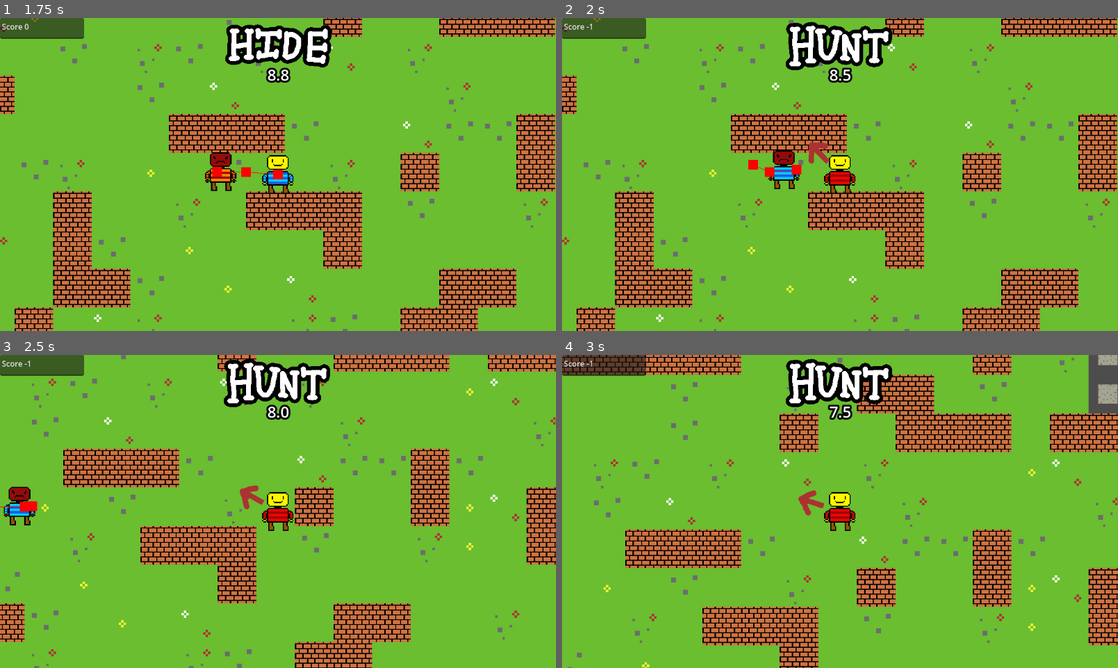
Above: before the commit, frames 1-4 (two rows, left to right).
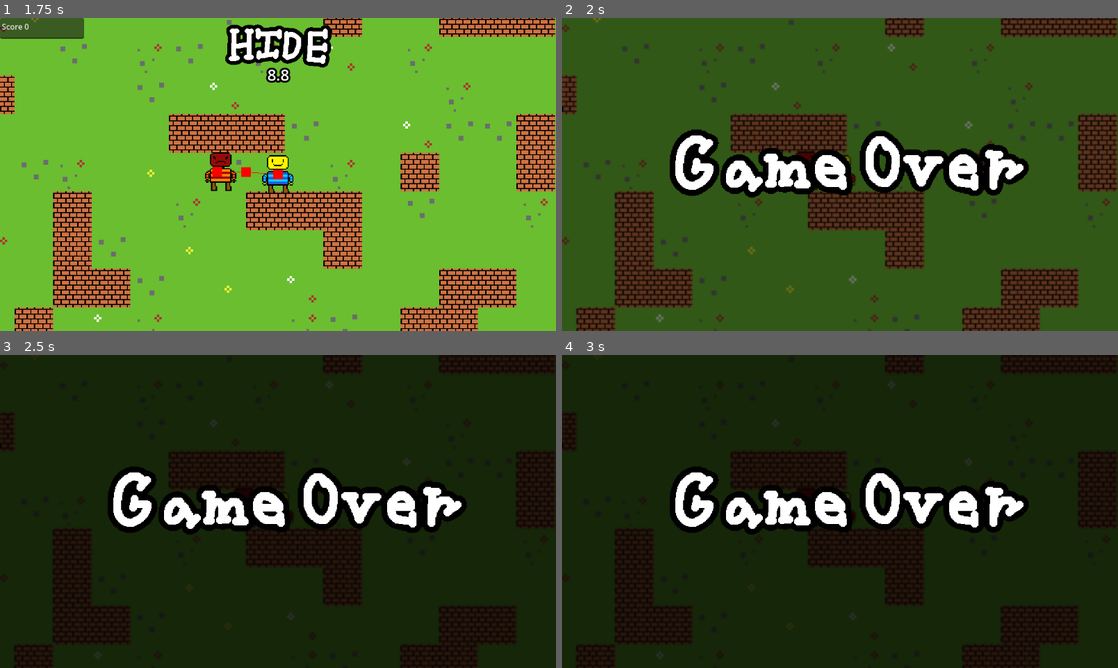
Above: after the commit, the same moments.

Repository: LegoMaster7001/fargo-game-jam-2025
Game: Godot game, scene res://Scenes/main_menu.tscn
The game is run twice, just before and just after one commit, with the same random seed, the same clock (stepped at 60 frames per second) and the same inputs.
Inputs:
- Up to frame 1 (1.75 s): tap Enter at 0.5 s; hold Right (ui_right) 0.53-1.28 s; hold Space (call_groundies) 0.53-1.28 s; hold Down (ui_down) from 1.28 s (still down); tap E at 1.35 s
- Up to frame 2 (2 s): keep holding Down (ui_down)
- Up to frame 3 (2.5 s): release Down (ui_down) at 2.03 s; hold Right (ui_right) from 2.03 s (still down); hold Space (call_groundies) from 2.03 s (still down)
- Up to frame 4 (3 s): release Right (ui_right) at 2.78 s; release Space (call_groundies) at 2.78 s; hold Up (ui_up) from 2.78 s (still down); tap E at 2.85 s

Frame 1 is identical in both runs. In frame 2, 96% of the frame differs, in the area x 0-100%, y 0-100%; in frame 3, 99%; in frame 4, 99%.

Commit message:
add game over screen, improve blur shader for pause/gameover

Diff:
--- a/Scenes/Game.tscn
+++ b/Scenes/Game.tscn
@@ -13,7 +13,8 @@
 [ext_resource type="Texture2D" uid="uid://7iqcu4j4skqk" path="res://Images/floor 2.png" id="7_alh3a"]
 [ext_resource type="Texture2D" uid="uid://c535i1mamraju" path="res://Images/floor 6.png" id="8_3so38"]
 [ext_resource type="Texture2D" uid="uid://cxa05suxxfyas" path="res://Images/floor 1.png" id="8_4q8tf"]
-[ext_resource type="PackedScene" path="res://Scenes/pause_menu.tscn" id="14_wxwew"]
+[ext_resource type="PackedScene" uid="uid://cqf61m6ckbe5l" path="res://Scenes/pause_menu.tscn" id="14_wxwew"]
+[ext_resource type="PackedScene" uid="uid://brbwasvokje4v" path="res://Scenes/game_over.tscn" id="15_acvyw"]
 
 [sub_resource type="NavigationPolygon" id="NavigationPolygon_3so38"]
 vertices = PackedVector2Array(16, 16, -16, 16, -16, -16, 16, -16)
@@ -186,14 +187,18 @@
 
 [node name="CanvasLayer" type="CanvasLayer" parent="."]
 
-[node name="HUD" parent="CanvasLayer" node_paths=PackedStringArray("player", "enemy", "pause_menu", "groundiesArea") instance=ExtResource("5_b2bpf")]
+[node name="HUD" parent="CanvasLayer" node_paths=PackedStringArray("player", "enemy", "groundiesArea", "pause_menu", "game_over_screen") instance=ExtResource("5_b2bpf")]
 player = NodePath("../../Player")
 enemy = NodePath("../../Enemy")
+groundiesArea = NodePath("../../GroundiesArea")
 pause_menu = NodePath("../PauseMenu")
-groundiesArea = NodePath("../../GroundiesArea")
+game_over_screen = NodePath("../GameOver")
 
 [node name="PauseMenu" parent="CanvasLayer" instance=ExtResource("14_wxwew")]
 visible = false
 
+[node name="GameOver" parent="CanvasLayer" instance=ExtResource("15_acvyw")]
+visible = false
+
 [connection signal="area_entered" from="GroundiesArea" to="GroundiesArea" method="_on_area_entered"]
 [connection signal="body_shape_entered" from="GroundiesArea" to="GroundiesArea" method="_on_body_shape_entered"]
--- a/Scenes/blur.gdshader
+++ /dev/null
@@ -1,9 +0,0 @@
-shader_type canvas_item;
-
-uniform sampler2D SCREEN_TEXTURE : hint_screen_texture, filter_linear_mipmap;
-uniform float lod: hint_range(0.0, 5) = 1;
-
-void fragment(){
-	vec4 color = texture(SCREEN_TEXTURE, SCREEN_UV, lod);
-	COLOR = color;
-}
--- /dev/null
+++ b/Scenes/game_over.tscn
@@ -0,0 +1,42 @@
+[gd_scene load_steps=4 format=3 uid="uid://brbwasvokje4v"]
+
+[ext_resource type="Script" uid="uid://f5pvpf5nsqh4" path="res://Scripts/game_over_screen.gd" id="1_ek8ke"]
+[ext_resource type="Material" uid="uid://djyvahvhc5tkg" path="res://blur_material.tres" id="1_eoghk"]
+[ext_resource type="Texture2D" uid="uid://hfqtv16iyji3" path="res://Images/text/Game_over_text_outlined.png" id="2_ek8ke"]
+
+[node name="GameOver" type="Control" node_paths=PackedStringArray("overlay")]
+process_mode = 3
+layout_mode = 3
+anchors_preset = 15
+anchor_right = 1.0
+anchor_bottom = 1.0
+grow_horizontal = 2
+grow_vertical = 2
+script = ExtResource("1_ek8ke")
+overlay = NodePath("ColorRect")
+
+[node name="ColorRect" type="ColorRect" parent="."]
+material = ExtResource("1_eoghk")
+layout_mode = 1
+anchors_preset = 15
+anchor_right = 1.0
+anchor_bottom = 1.0
+grow_horizontal = 2
+grow_vertical = 2
+
+[node name="TextureRect" type="TextureRect" parent="."]
+layout_mode = 1
+anchors_preset = 8
+anchor_left = 0.5
+anchor_top = 0.5
+anchor_right = 0.5
+anchor_bottom = 0.5
+offset_left = -150.0
+offset_top = -75.0
+offset_right = 150.0
+offset_bottom = 75.0
+grow_horizontal = 2
+grow_vertical = 2
+scale = Vector2(1.5, 1.5)
+pivot_offset = Vector2(271, 79)
+texture = ExtResource("2_ek8ke")
--- a/Scenes/main_menu.tscn
+++ b/Scenes/main_menu.tscn
@@ -1,6 +1,6 @@
 [gd_scene load_steps=12 format=3 uid="uid://ufx7dl6fr7y4"]
 
-[ext_resource type="Script" path="res://Scenes/main_menu.gd" id="1_1ehe0"]
+[ext_resource type="Script" uid="uid://cqyajja4anlcm" path="res://Scripts/main_menu.gd" id="1_1ehe0"]
 [ext_resource type="Texture2D" uid="uid://b4wuj2c3id5bc" path="res://Images/EnemyAngry.png" id="1_28flt"]
 [ext_resource type="Texture2D" uid="uid://d0v4u8wbaq2ur" path="res://Images/PlayerRunAway.png" id="2_48xlc"]
 [ext_resource type="Texture2D" uid="uid://bh8hsv13pmu0f" path="res://Images/MainMenu.png" id="2_opfnp"]
--- a/Scenes/pause_menu.tscn
+++ b/Scenes/pause_menu.tscn
@@ -1,12 +1,14 @@
 [gd_scene load_steps=5 format=3 uid="uid://cqf61m6ckbe5l"]
 
-[ext_resource type="Script" path="res://Scripts/pause_menu.gd" id="1_k0w1u"]
-[ext_resource type="Shader" path="res://Scenes/blur.gdshader" id="2_1och7"]
+[ext_resource type="Script" uid="uid://jin8avgk11u1" path="res://Scripts/pause_menu.gd" id="1_k0w1u"]
+[ext_resource type="Shader" uid="uid://drupok4e63aj0" path="res://blur.gdshader" id="2_1och7"]
 [ext_resource type="Texture2D" uid="uid://ij7px2pudh48" path="res://Images/text/paused_text_outlined.png" id="3_1och7"]
 
-[sub_resource type="ShaderMaterial" id="ShaderMaterial_t1xeu"]
+[sub_resource type="ShaderMaterial" id="ShaderMaterial_1och7"]
 shader = ExtResource("2_1och7")
-shader_parameter/lod = 0.0
+shader_parameter/blur_amount = 1.0000001424999998
+shader_parameter/mix_amount = 0.400000019
+shader_parameter/color_over = Color(0, 0, 0, 1)
 
 [node name="PauseMenu" type="Control"]
 process_mode = 2
@@ -18,24 +20,14 @@
 grow_vertical = 2
 script = ExtResource("1_k0w1u")
 
-[node name="Blur" type="ColorRect" parent="."]
-material = SubResource("ShaderMaterial_t1xeu")
+[node name="ColorRect" type="ColorRect" parent="."]
+material = SubResource("ShaderMaterial_1och7")
 layout_mode = 1
 anchors_preset = 15
 anchor_right = 1.0
 anchor_bottom = 1.0
 grow_horizontal = 2
 grow_vertical = 2
-color = Color(0, 0, 0, 0.43529412)
-
-[node name="Shadow" type="ColorRect" parent="."]
-layout_mode = 1
-anchors_preset = 15
-anchor_right = 1.0
-anchor_bottom = 1.0
-grow_horizontal = 2
-grow_vertical = 2
-color = Color(0, 0, 0, 0.40784314)
 
 [node name="TextureRect" type="TextureRect" parent="."]
 layout_mode = 1
--- a/Scripts/Global.gd
+++ b/Scripts/Global.gd
@@ -1,12 +1,19 @@
 extends Node2D
 
+const GAME_OVER_SCORE_THRESHOLD := 1
 const CHASE_DURATION := 10
 
 signal role_changed(old_role: role, role: role, timeout: bool)
+signal score_changed(score: int)
 
 enum role {hunter, hunted}
 var current_role = role.hunted
-var score = 0
+var score: int = 0 :
+	set(value):
+		score = value
+		score_changed.emit(value)
+var game_over: int :
+	get(): return abs(score) >= GAME_OVER_SCORE_THRESHOLD
 
 var player_is_hunted: bool :
 	get(): return current_role == role.hunted
@@ -28,13 +35,9 @@
 
 func addScore():
 	score += 1
-	if (score == 5):
-		get_tree().quit()
 
 func subtractScore():
 	score -= 1
-	if (score == -5):
-		get_tree().quit()
 
 func _on_timeout() -> void:
 	# TODO: deduct a point
--- /dev/null
+++ b/Scripts/game_over_screen.gd
@@ -0,0 +1,16 @@
+class_name GameOverScreen
+extends Control
+
+@export var overlay: ColorRect
+
+func animate():
+	var tween = create_tween().set_parallel(true)
+	tween.tween_method(set_mix_amount, 0.0, 0.8, 0.2)
+	tween.tween_method(set_blur_amount, 0.0, 1, 0.2)
+	tween.play()
+
+# chopped but its chill
+func set_blur_amount(value: float) -> void:
+	(overlay.material as ShaderMaterial).set_shader_parameter("blur_amount", value)
+func set_mix_amount(value: float) -> void:
+	(overlay.material as ShaderMaterial).set_shader_parameter("mix_amount", value)
--- a/Scripts/hud.gd
+++ b/Scripts/hud.gd
@@ -14,12 +14,14 @@
 @export var scoreBox: TextEdit
 @export var compass: Compass
 @export var pause_menu: PauseMenu
+@export var game_over_screen: GameOverScreen
 var isInArea = false
 
 func _ready() -> void:
 	update_text()
 	update_compass_visibity()
 	Global.role_changed.connect(_on_role_changed)
+	Global.score_changed.connect(_on_score_changed)
 	groundiesArea.groundiesCalled.connect(_on_groundies_called)
 
 func _physics_process(delta: float) -> void:
@@ -29,7 +31,6 @@
 
 func _on_groundies_called(isThereSomethingInArea):
 	isInArea = isThereSomethingInArea
-
 
 func _unhandled_input(event: InputEvent) -> void:
 	if event.is_action_pressed("pause"):
@@ -50,10 +51,17 @@
 	update_text()
 	update_compass_visibity()
 
+func _on_score_changed(score: int) -> void:
+	if not Global.game_over:
+		return
+	get_tree().paused = true
+	hide()
+	game_over_screen.show()
+	game_over_screen.animate()
+
 func update_compass_visibity():
 	compass.visible = Global.player_is_hunter
 
 func update_text():
-	var text = "HUNT." if Global.player_is_hunter else "HIDE!"
 	role_texture.texture = HUNT_TEXT_TEXTURE if Global.player_is_hunter else HIDE_TEXT_TEXTURE
 	scoreBox.text = ("Score " + str(Global.score))
--- a/Scripts/pause_menu.gd
+++ b/Scripts/pause_menu.gd
@@ -3,6 +3,8 @@
 
 
 func _input(event: InputEvent) -> void:
+	if Global.game_over:
+		return
 	if event.is_action_pressed("pause"):
 		get_tree().paused = false
 		hide()
--- /dev/null
+++ b/blur.gdshader
@@ -0,0 +1,13 @@
+shader_type canvas_item;
+
+uniform float blur_amount : hint_range(-2.0, 10.0);
+uniform float mix_amount : hint_range(0.0, 1.0);
+uniform vec4 color_over : source_color;
+uniform sampler2D SCREEN_TEXTURE : hint_screen_texture, filter_linear_mipmap;
+
+void fragment() {
+   vec4 blurred = textureLod(SCREEN_TEXTURE, SCREEN_UV, blur_amount);
+   blurred.a = 255.0;
+   vec4 fin = mix(blurred, color_over, mix_amount);
+   COLOR = fin;
+}
--- /dev/null
+++ b/blur_material.tres
@@ -0,0 +1,9 @@
+[gd_resource type="ShaderMaterial" load_steps=2 format=3 uid="uid://djyvahvhc5tkg"]
+
+[ext_resource type="Shader" uid="uid://drupok4e63aj0" path="res://blur.gdshader" id="1_1u0mx"]
+
+[resource]
+shader = ExtResource("1_1u0mx")
+shader_parameter/blur_amount = 1.0000001424999998
+shader_parameter/mix_amount = 0.800000038
+shader_parameter/color_over = Color(0, 0, 0, 1)
Not shown: 2 places in Scenes/Game.tscn that only renumber resources
Not shown, added: Scripts/game_over_screen.gd.uid
Renamed: Scenes/main_menu.gd -> Scripts/main_menu.gd
Renamed: Scenes/main_menu.gd.uid -> Scripts/main_menu.gd.uid
Renamed: Scenes/blur.gdshader.uid -> blur.gdshader.uid
